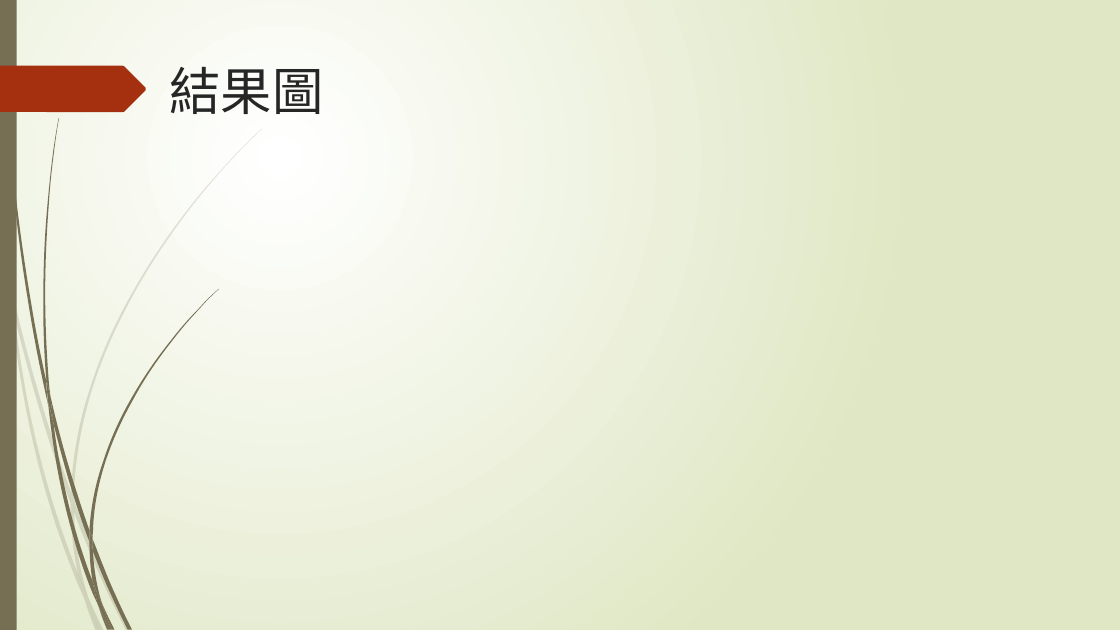
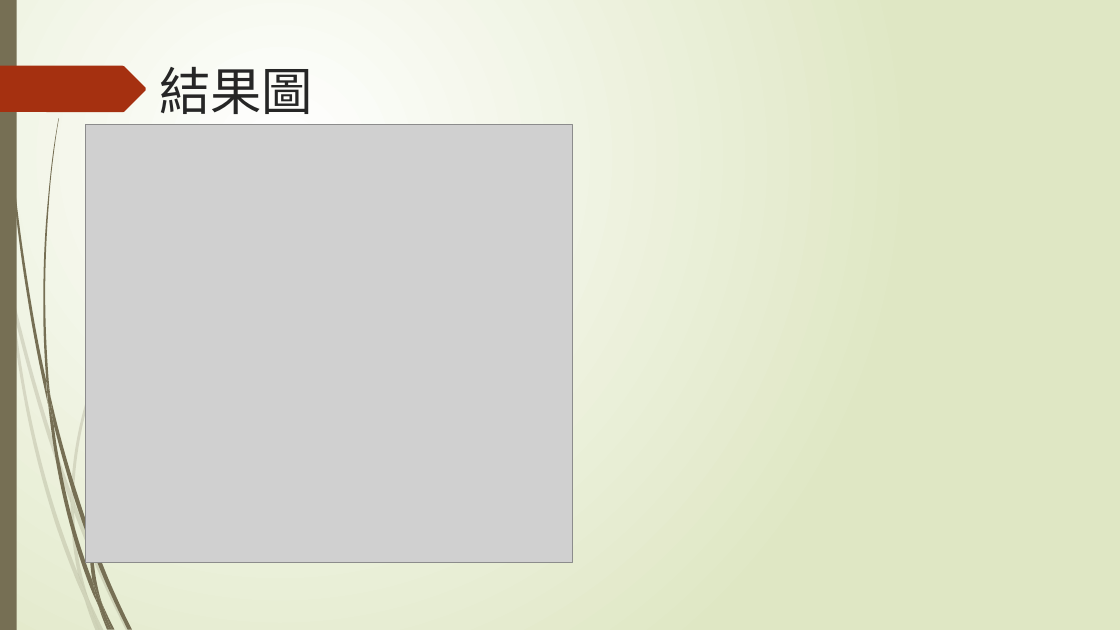
Before and after one commit to NIUWCSP/OTSM, a slide deck: slide 12 of report/以SDR實現OTSM通訊技術.pptx (slide 11 before the commit). Drawn at 1120x630 pixels with LibreOffice and Linux fonts; fonts in the diff are those of the drawing; grey boxes stand for pictures. Boxes give left, top, right and bottom in pixels: in the first picture for what was removed or moved away, otherwise in the second. Text is boxed around its words. In the diff, an @@ line names an element or a change of style, - is before the commit and + after.

```diff
--- a/report/以SDR實現OTSM通訊技術.pptx
+++ b/report/以SDR實現OTSM通訊技術.pptx
@@ title "結果圖": place and size @@
-title "結果圖" at bbox=[170, 67, 324, 114]
+title "結果圖" at bbox=[159, 67, 313, 114]
@@ picture added at bbox=[86, 124, 572, 563] @@
@@ freeform shape removed at bbox=[89, 289, 218, 539] @@
@@ freeform shape removed at bbox=[89, 530, 92, 551] @@
```
Also in this commit, not shown: 13 other slides changed, 3 slides added, 1 slide removed.
